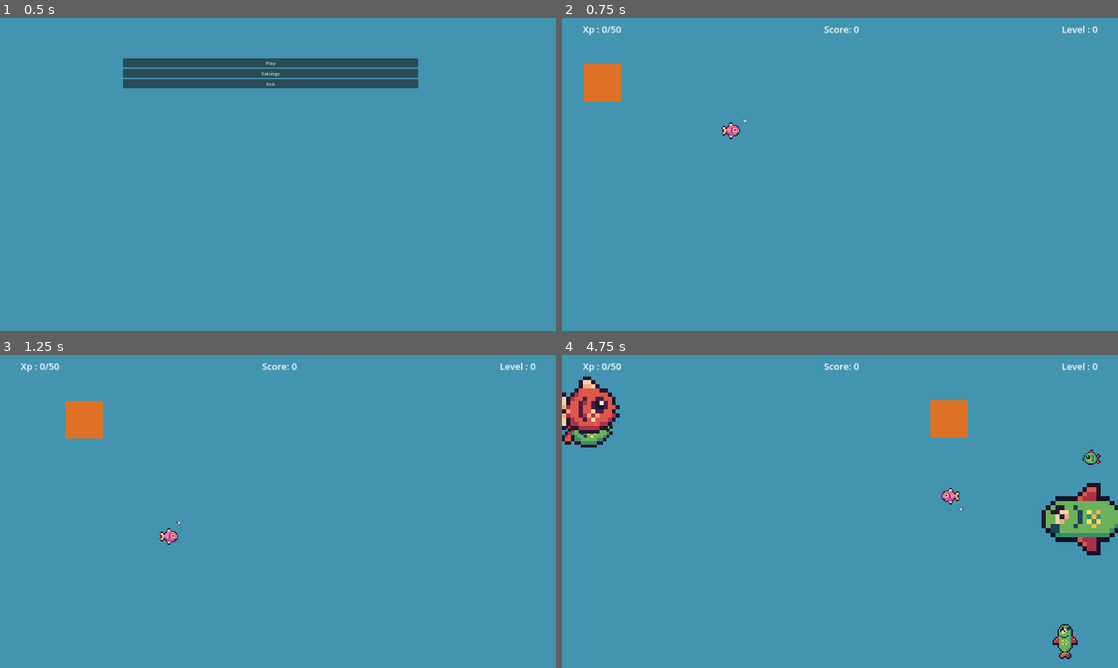
Above: before the commit, frames 1-4 (two rows, left to right).
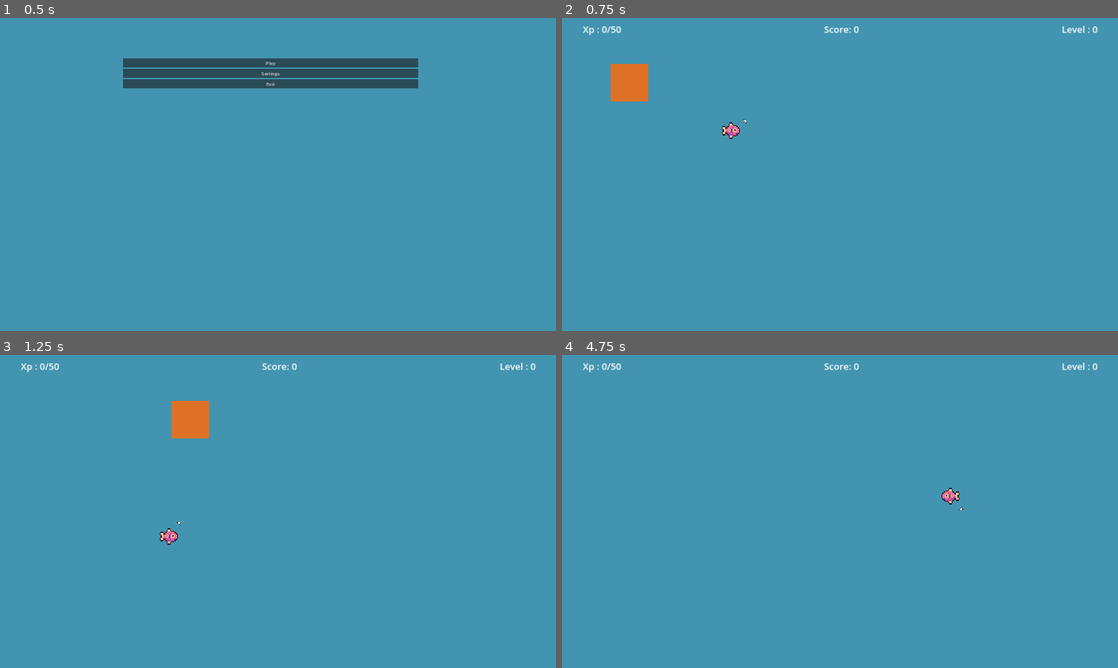
Above: after the commit, the same moments.

Repository: TheCursedMerchant/qdm_gameJam2024
Game: Godot game, scene res://menu.tscn
The game is run twice, just before and just after one commit, with the same random seed, the same clock (stepped at 60 frames per second) and the same inputs.
Inputs (mouse positions are in pixels of both pictures, inside the frame that each line leads up to):
- Up to frame 1 (0.5 s): no input
- Up to frame 2 (0.75 s): click "Play" at 0.5 s
- Up to frame 3 (1.25 s): no input
- Up to frame 4 (4.75 s): move the mouse to (962, 495) at 1.27 s; press the mouse at (962, 495) at 1.28 s; hold Right (ui_right) 1.28-2.03 s; move the mouse to (728, 527) at 2.02 s; release the mouse at (728, 527) at 2.03 s; hold Down (ui_down) 2.03-2.78 s; click (728, 527) at 2.1 s; move the mouse to (895, 442) at 2.77 s; press the mouse at (895, 442) at 2.78 s; hold Right (ui_right) 2.78-3.53 s; move the mouse to (812, 574) at 3.52 s; release the mouse at (812, 574) at 3.53 s; hold Up (ui_up) 3.53-4.28 s; click (812, 574) at 3.6 s; move the mouse to (1006, 558) at 4.27 s; press the mouse at (1006, 558) at 4.28 s; hold Left (ui_left) from 4.28 s (still down)

Frame 1 is identical in both runs. In frame 2, 1.2% of the frame differs, in the area x 3-16%, y 14-27%; in frame 3, 1.6%; in frame 4, 5.0%, in the area x 0-100%, y 6-98%.
Error after the commit: Invalid call to function 'Node2D(spawner.gd)::spawn_fish (Callable)'. Expected 1 arguments. (res://scripts/system/scene_pool.gd:13)

Commit message:
Added puffer fish.

Diff:
--- a/gamejam2024/scenes/fish.tscn
+++ b/gamejam2024/scenes/fish.tscn
@@ -1,6 +1,6 @@
 [gd_scene load_steps=4 format=3 uid="uid://dgc72cgked75s"]
 
-[ext_resource type="Script" path="res://fish.gd" id="1_ltvon"]
+[ext_resource type="Script" path="res://scripts/npc/fish.gd" id="1_ltvon"]
 [ext_resource type="Texture2D" uid="uid://5a8lp367pghf" path="res://assets/art/fat_fish.png" id="2_7365h"]
 
 [sub_resource type="CircleShape2D" id="CircleShape2D_0sbyn"]
--- /dev/null
+++ b/gamejam2024/scenes/puffer_fish.tscn
@@ -0,0 +1,15 @@
+[gd_scene load_steps=4 format=3 uid="uid://b5yn58nsyoxxl"]
+
+[ext_resource type="Script" path="res://scripts/npc/puffer_fish.gd" id="1_7fxwi"]
+[ext_resource type="Texture2D" uid="uid://cw15hnaafx4ki" path="res://POC/test_target_fish_sprite.png" id="2_3l4uh"]
+
+[sub_resource type="RectangleShape2D" id="RectangleShape2D_nctmb"]
+
+[node name="PufferFish" type="Area2D"]
+script = ExtResource("1_7fxwi")
+
+[node name="Sprite2D" type="Sprite2D" parent="."]
+texture = ExtResource("2_3l4uh")
+
+[node name="CollisionShape2D" type="CollisionShape2D" parent="."]
+shape = SubResource("RectangleShape2D_nctmb")
--- a/gamejam2024/scripts/npc/hunter_fish.gd
+++ b/gamejam2024/scripts/npc/hunter_fish.gd
@@ -1,15 +1,12 @@
 class_name Hunter
-extends "res://scripts/food/food.gd"
+extends "res://scripts/npc/fish.gd"
 
-@export var direction := Vector2.RIGHT
-@export var baseSpeed = 300
-@export var shrinkValue = 0.05
+@export var huntingSpeed = 300
 
 @onready var huntingTimer:= $HuntTimer
 
 # The fish does not immediately start hunting the player.
 var isHunting := false
-var isSplit := false
 var player: CharacterBody2D
 
 func _ready() -> void:
@@ -23,10 +20,9 @@
 
 func fish_movement(delta):
 	if isHunting:
-		global_position += position.direction_to(player.position) * baseSpeed * delta
+		global_position += position.direction_to(player.position) * huntingSpeed * delta
 	else:
-		global_position += direction * baseSpeed * delta
-
+		global_position += direction * speed * delta
 func _on_hunt_timer_timeout() -> void:
 	var currentSize = sprite.get_rect().size * sprite.scale
 	var currentPlayerSize = player.sprite.get_rect().size * player.scale_size
@@ -36,12 +32,9 @@
 func _on_body_entered_hunter(body: Node2D):
 	if body.get_groups().has("Player"):
 		var player : Player = body
-		isHunting = false
-		huntingTimer.start()
 		if (!player.isRecovery):
-			player.grow(-shrinkValue)
-			player.take_damage()
-			pass
+			isHunting = false
+			huntingTimer.start()
 
 func take_damage() :
 	deactivate()
--- /dev/null
+++ b/gamejam2024/scripts/npc/puffer_fish.gd
@@ -0,0 +1,13 @@
+class_name PufferFish
+extends "res://scripts/food/food.gd"
+
+#
+
+# Called when the node enters the scene tree for the first time.
+func _ready() -> void:
+	pass # Replace with function body.
+
+
+# Called every frame. 'delta' is the elapsed time since the previous frame.
+func _process(delta: float) -> void:
+	pass
--- a/gamejam2024/scripts/spawner.gd
+++ b/gamejam2024/scripts/spawner.gd
@@ -2,12 +2,15 @@
 extends Node2D
 
 var fish_scene = preload("res://scenes/fish.tscn")
+var hunter_scene = preload("res://scenes/hunter_fish.tscn")
 var starting_position_range = randi_range(-250,0)
 
 @export var initial_start := true
 @export var fish_direction = Vector2.RIGHT
 @export var spawnSide = Vector2.RIGHT
 @export var isActive := true
+@export var isHunterActive := false
+@export var spawnIndex : int
 
 @onready var spawn_timer := $Timer
 
@@ -48,7 +51,7 @@
 		spawn_fish,
 		func() : )
 
-func spawn_fish() -> Fish:
+func spawn_fish(fish_scene) -> Fish:
 	var new_fish : Fish = fish_scene.instantiate()
 	new_fish.direction = fish_direction
 	add_child(new_fish)
@@ -63,3 +66,5 @@
 		new_fish.global_rotation_degrees = -90
 
 	return new_fish
+
+# If timer > n isHunting = active
Renamed: gamejam2024/fish.gd -> gamejam2024/scripts/npc/fish.gd
